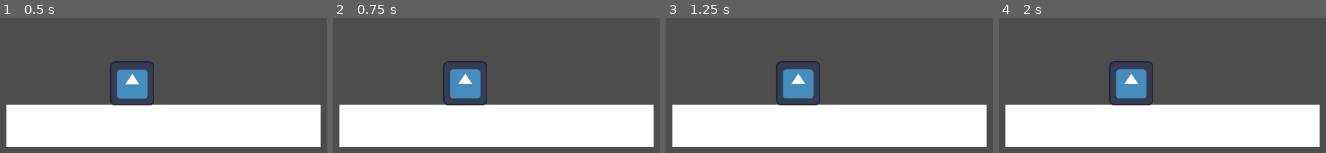
Above: before the commit, frames 1-4 (left to right).
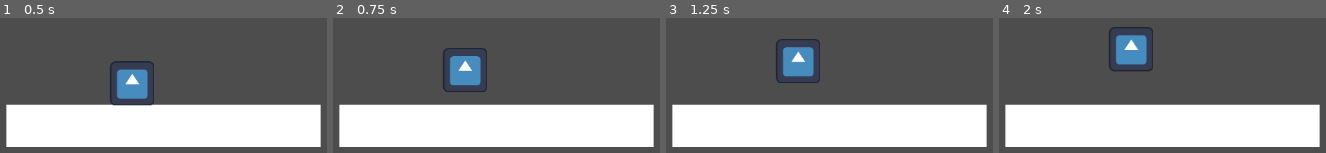
Above: after the commit, the same moments.

Repository: gracedes/spring-arms
Game: Godot game, scene res://scenes/testing.tscn
Same seed, same stepped clock (60 frames per second), same inputs: the game is played once before the commit and once after it. The engine's default icon, where the game draws it, is replaced by a stand-in: a white triangle on a blue panel in a dark square.
Inputs (mouse positions are in pixels of both pictures, inside the frame that each line leads up to):
- Up to frame 1 (0.5 s): no input
- Up to frame 2 (0.75 s): tap Enter (ui_accept) at 0.5 s; move the mouse to (outside the picture) at 0.52 s; hold Right (ui_right) from 0.53 s (still down); tap Space (jump) at 0.6 s
- Up to frame 3 (1.25 s): keep holding Right (ui_right); tap Space (jump) at 0.77, 1.07 s
- Up to frame 4 (2 s): keep holding Right (ui_right); move the mouse to (outside the picture) at 1.27 s; tap Space (jump) at 1.35, 1.52, 1.82 s

Frame 1 is identical in both runs. In frame 2, 2.8% of the frame differs, in the area x 33-48%, y 22-66%; in frame 3, 4.0%; in frame 4, 5.2%, in the area x 33-48%, y 6-66%.

Commit message:
added jump signal and translational force

Diff:
--- a/entities/player/player.gd
+++ b/entities/player/player.gd
@@ -8,8 +8,9 @@
 @export var movement_coeff = 5
 
 const jumpkey = 'jump'
-@export var jumpforce = -1000.0	# lol
+@export var jumpforce = -7500.0	# lol
 @export var downforce = 1000.0
+@export var canjump = false
 
 func _ready() -> void:
 	arms = get_tree().get_nodes_in_group('arms')
@@ -72,10 +73,10 @@
 func other_forces() -> Vector2:
 	var f = Vector2.ZERO
 	if Input.is_action_pressed(jumpkey):
-		"""if is_on_floor():
+		if canjump:
 			f.y = jumpforce
-		else:"""
-		f.y = downforce
+		else:
+			f.y = downforce
 	return f
 
 func shorten(mpos: Vector2) -> Vector2:
@@ -84,3 +85,13 @@
 		return (max_dist * relpos.normalized()) + position
 	else:
 		return relpos + position
+
+
+func _on_area_2d_body_entered(body: Node2D) -> void:
+	canjump = true
+	print("body entered!")
+
+
+func _on_area_2d_body_exited(body: Node2D) -> void:
+	canjump = false
+	print("body exited!")
--- a/scenes/testing.tscn
+++ b/scenes/testing.tscn
@@ -11,12 +11,12 @@
 [sub_resource type="GradientTexture2D" id="GradientTexture2D_gfnx6"]
 gradient = SubResource("Gradient_w5hkb")
 
+[sub_resource type="RectangleShape2D" id="RectangleShape2D_nk80n"]
+size = Vector2(20, 3.20457)
+
 [node name="Node2D" type="Node2D"]
 
 [node name="rplayer" parent="." instance=ExtResource("1_evbdv")]
-max_dist = null
-spring_coeff = null
-movement_coeff = null
 
 [node name="StaticBody2D" type="StaticBody2D" parent="."]
 z_index = -1
@@ -24,8 +24,19 @@
 scale = Vector2(43.4772, 5.92904)
 
 [node name="CollisionShape2D" type="CollisionShape2D" parent="StaticBody2D"]
+scale = Vector2(1.04, 1)
 shape = SubResource("RectangleShape2D_7axw2")
 
 [node name="Sprite2D" type="Sprite2D" parent="StaticBody2D"]
 scale = Vector2(0.325, 0.325)
 texture = SubResource("GradientTexture2D_gfnx6")
+
+[node name="Area2D" type="Area2D" parent="StaticBody2D" groups=["floor"]]
+
+[node name="CollisionShape2D" type="CollisionShape2D" parent="StaticBody2D/Area2D"]
+position = Vector2(0, -9.52937)
+scale = Vector2(1.04, 1)
+shape = SubResource("RectangleShape2D_nk80n")
+
+[connection signal="body_entered" from="StaticBody2D/Area2D" to="rplayer" method="_on_area_2d_body_entered"]
+[connection signal="body_exited" from="StaticBody2D/Area2D" to="rplayer" method="_on_area_2d_body_exited"]
Not shown: 1 places in scenes/testing.tscn that only renumber resources
